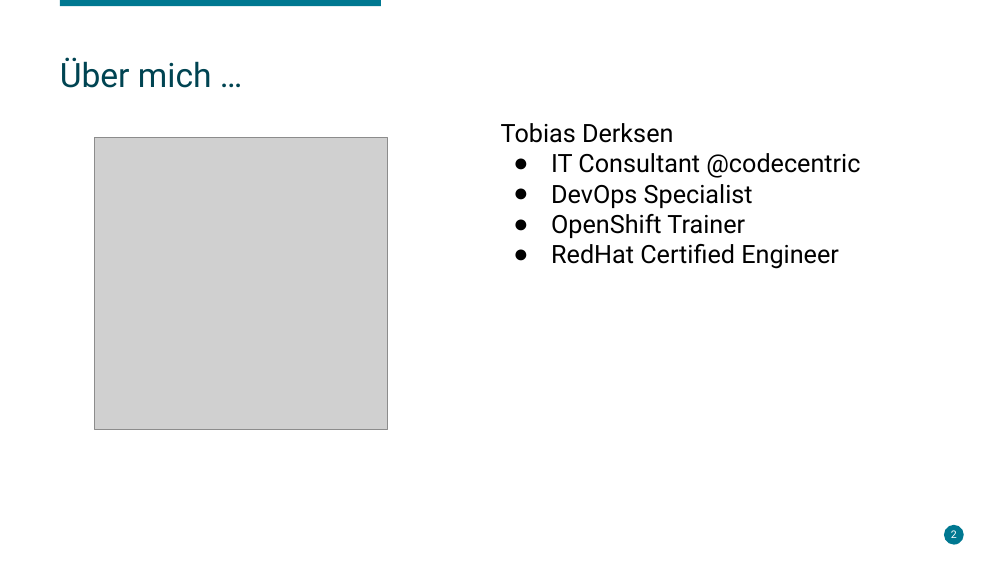
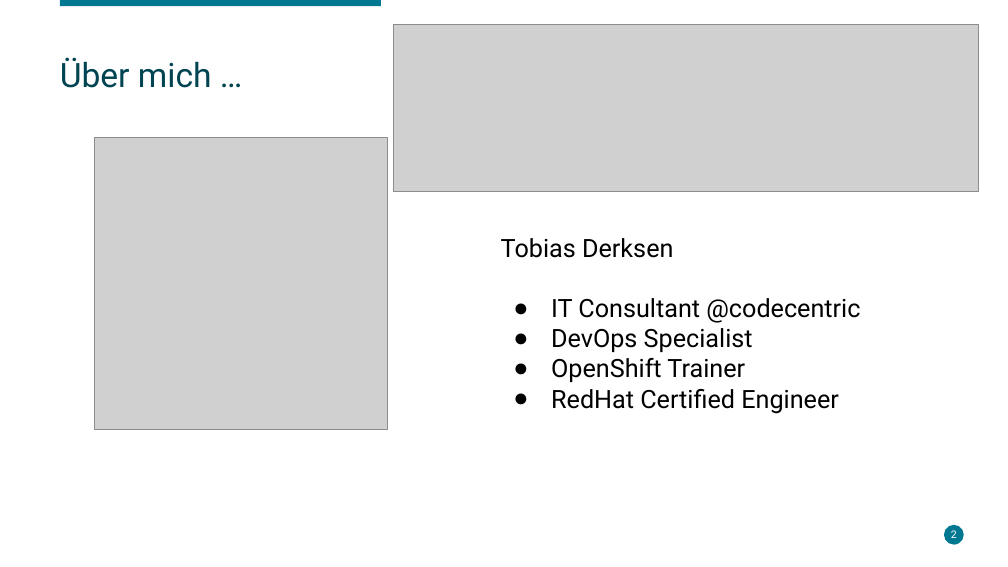
Before and after one commit to lukeelten/openshift-slac, a slide deck: slide 2 of Enterprise Container Management.odp. Drawn at 1008x567 pixels with LibreOffice and Linux fonts; fonts in the diff are those of the drawing; grey boxes stand for pictures; background and template pictures are left out. Boxes give left, top, right and bottom in pixels: in the first picture for what was removed or moved away, otherwise in the second. Text is boxed around its words. In the diff, an @@ line names an element or a change of style, - is before the commit and + after.

Commit message:
Update presentation

```diff
--- a/Enterprise Container Management.odp
+++ b/Enterprise Container Management.odp
@@ picture added at [393, 24, 978, 192] @@
@@ text "Tobias Derksen" rewrapped from [501, 123, 860, 269] to [501, 238, 860, 414] @@
```
Also in this commit, not shown: 1 other slide changed, 8 slides added, 5 slides removed, 6 other files.
